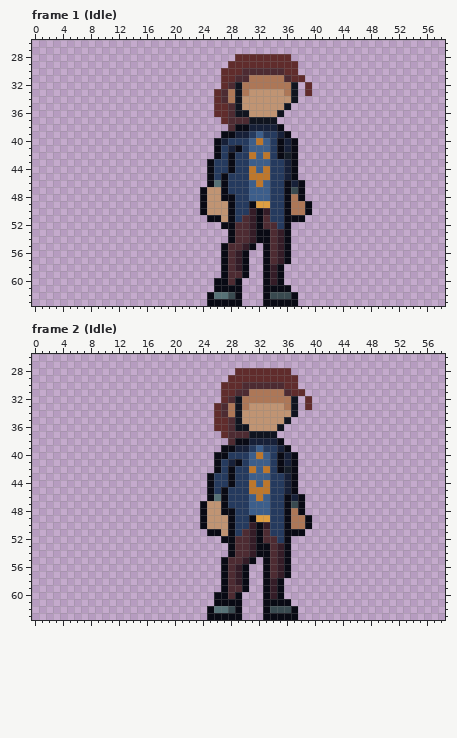
Pixel-art file, stored at ArcadePrototype/Assets/Art/MainCharacter/Apollo.aseprite. The first picture shows the starting point.
64x64 pixels, 31 frames. Shown: frame 1 (Idle): x 0..58, y 26..63; frame 2 (Idle): x 0..58, y 26..63. The commit also changed other frames, which this record leaves out.
After:
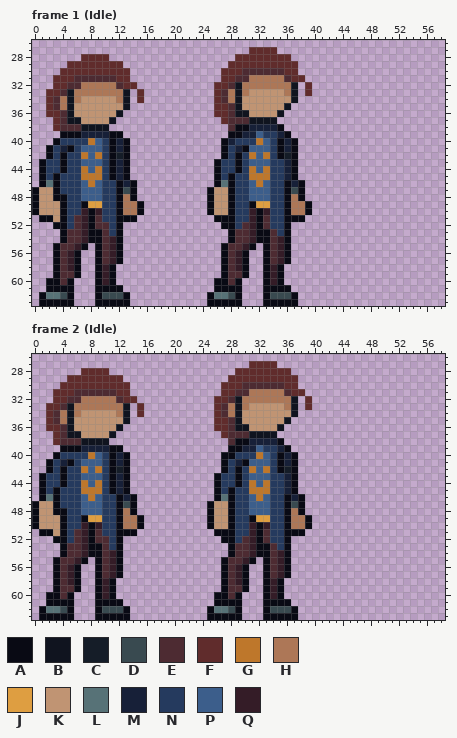
Palette (. is transparent): A #090a14  B #10141f  C #151d28  D #394a50  E #4d2b32  F #602c2c  G #be772b  H #ad7757  J #de9e41  K #c09473  L #577277  M #172038  N #253a5e  P #3c5e8b  Q #341c27
Edits made:
layer "Full" now hidden
layer "Ref" added
Frame 1 (Idle):
y 27: x 31..34 .... -> FFFF
y 28: x 7..10 .... -> FFFF
y 29: x 5..12 ........ -> FFFFFFFF
y 30: x 4..13 .......... -> FFFFFFFFFF
y 31: x 3..13 ........... -> FFFEEEEEEFF
y 32: x 3..14 ............ -> FFEEHHHHHEFF; x 26 . -> F
y 33: x 2..13 ............ -> FFEBHHHHHHHB; x 15 . -> F
y 34: x 2..13 ............ -> FEHBHKKKKKHB; x 15 . -> F
y 35: x 2..13 ............ -> FEHBKKKKKKKB
y 36: x 2..12 ........... -> FFEBKKKKKKB
y 37: x 3..11 ......... -> FEBBKKKKB
y 38: x 3..10 ........ -> FEEEBBBB
y 39: x 4..12 ......... -> AAAMMMMAA; x 27 A -> .; x 29 M -> A; x 31 N -> M
y 40: x 3..13 ........... -> ANNNNGPNAMA; x 26..28 AMN -> .AM; x 31 P -> N
y 41: x 2..13 ............ -> ANMANPPPNAMA; x 26..30 ANMAN -> .ANMA
y 42: x 2..13 ............ -> ANANNGPGNACA; x 26..29 ANAN -> .ANA
y 43: x 1..13 ............. -> ANNANNPPPNAMA; x 25..26 AN -> .A; x 28..29 AN -> NA
y 44: x 1..13 ............. -> ANNANNGPGNAMA; x 25..26 AN -> .A; x 28..29 AN -> NA
y 45: x 1..13 ............. -> ANANNNGGGNAMA; x 25..28 ANAN -> .ANA
y 46: x 1..14 .............. -> ALANNNPGPNNAMA; x 25..28 ALAN -> .ALA
y 47: x 0..14 ............... -> AKKANNNPPPNNADA; x 24..25 AK -> .A; x 27..28 AN -> KA
y 48: x 0..14 ............... -> AKKAANNPPPNNAHA; x 24..25 AK -> .A; x 27 A -> K
y 49: x 0..15 ................ -> AKKKANNAJJNNAHHA; x 24..25 AK -> .A
y 50: x 0..15 ................ -> AKKKANNQAQNNAHHA; x 24..25 AK -> .A
y 51: x 1..14 .............. -> AAKANEQAENNAAA; x 25 A -> .; x 27 K -> A; x 30 E -> N
y 52: x 3..12 .......... -> AANEQAEENA; x 29 E -> N; x 34 E -> N
y 53: x 4..12 ......... -> AEEQAAENA; x 35 Q -> N
y 54: x 4..12 ......... -> AEEQAAEQA
y 55: x 3..7 ..... -> AEEQA; x 9..12 .... -> AEQA
y 56..57: x 3..6 .... -> AEQA; x 9..12 .... -> AEQA
y 58: x 3..6 .... -> AEQA; x 9..11 ... -> AQA
y 59: x 3..6 .... -> AEEA; x 9..11 ... -> AQA
y 60: x 2..5 .... -> AAEA; x 9..11 ... -> AQA
y 61: x 2..5 .... -> AAAA; x 9..12 .... -> AAAA
y 62: x 1..5 ..... -> ALLDA; x 9..13 ..... -> ADDDA
y 63: x 1..5 ..... -> AAAAA; x 9..13 ..... -> AAAAA
Frame 2 (Idle):
y 27: x 31..34 .... -> FFFF
y 28: x 7..10 .... -> FFFF
y 29: x 5..12 ........ -> FFFFFFFF
y 30: x 4..13 .......... -> FFFFFFFFFF
y 31: x 3..13 ........... -> FFFEEEEEEFF
y 32: x 3..14 ............ -> FFEEHHHHHEFF; x 26 . -> F
y 33: x 2..13 ............ -> FFEBHHHHHHHB; x 15 . -> F
y 34: x 2..13 ............ -> FEHBHKKKKKHB; x 15 . -> F
y 35: x 2..13 ............ -> FEHBKKKKKKKB
y 36: x 2..12 ........... -> FFEBKKKKKKB
y 37: x 3..11 ......... -> FEBBKKKKB
y 38: x 3..10 ........ -> FEEEBBBB
y 39: x 4..12 ......... -> AAAMMMMAA; x 27 A -> .; x 29 M -> A; x 31 N -> M
y 40: x 3..13 ........... -> ANNNNGPNAMA; x 26 A -> .; x 28 N -> A; x 31 P -> N
y 41: x 2..13 ............ -> ANMANPPPNAMA; x 26..30 ANMAN -> .ANMA
y 42: x 2..13 ............ -> ANANNGPGNACA; x 26..29 ANAN -> .ANA
y 43: x 1..13 ............. -> ANNANNPPPNAMA; x 25..26 AN -> .A; x 28..29 AN -> NA
y 44: x 1..13 ............. -> ANNANNGPGNAMA; x 25..26 AN -> .A; x 28..29 AN -> NA
y 45: x 1..13 ............. -> ANANNNGGGNAMA; x 25..28 ANAN -> .ANA
y 46: x 1..14 .............. -> ALANNNPGPNNAMA; x 25..28 ALAN -> .ALA
y 47: x 0..14 ............... -> AKKANNNPPPNNADA; x 24..25 AK -> .A; x 27..28 AN -> KA
y 48: x 0..14 ............... -> AKKAANNPPPNNAHA; x 24..25 AK -> .A; x 27 A -> K
y 49: x 0..15 ................ -> AKKKANNAJJNNAHHA; x 24..25 AK -> .A
y 50: x 0..15 ................ -> AKKKANNQAQNNAHHA; x 24..25 AK -> .A
y 51: x 1..14 .............. -> AAKANEQAENNAAA; x 25 A -> .; x 27 K -> A; x 30 E -> N
y 52: x 3..12 .......... -> AANEQAEENA; x 29 E -> N; x 34 E -> N
y 53: x 4..12 ......... -> AEEQAAENA; x 35 Q -> N
y 54: x 4..12 ......... -> AEEQAAEQA
y 55: x 3..7 ..... -> AEEQA; x 9..12 .... -> AEQA
y 56..57: x 3..6 .... -> AEQA; x 9..12 .... -> AEQA
y 58: x 3..6 .... -> AEQA; x 9..11 ... -> AQA
y 59: x 3..6 .... -> AEEA; x 9..11 ... -> AQA
y 60: x 2..5 .... -> AAEA; x 9..11 ... -> AQA
y 61: x 2..5 .... -> AAAA; x 9..12 .... -> AAAA
y 62: x 1..5 ..... -> ALLDA; x 9..13 ..... -> ADDDA
y 63: x 1..5 ..... -> AAAAA; x 9..13 ..... -> AAAAA
Boxes around the changes in both pictures, in picture pixels (x1, y1, x2, y2):
added: (249, 47, 277, 54)
added: (32, 54, 144, 306)
added: (214, 82, 221, 89)
changed: (200, 131, 284, 236)
added: (249, 361, 277, 368)
added: (32, 368, 144, 620)
added: (214, 396, 221, 403)
changed: (200, 445, 284, 550)
